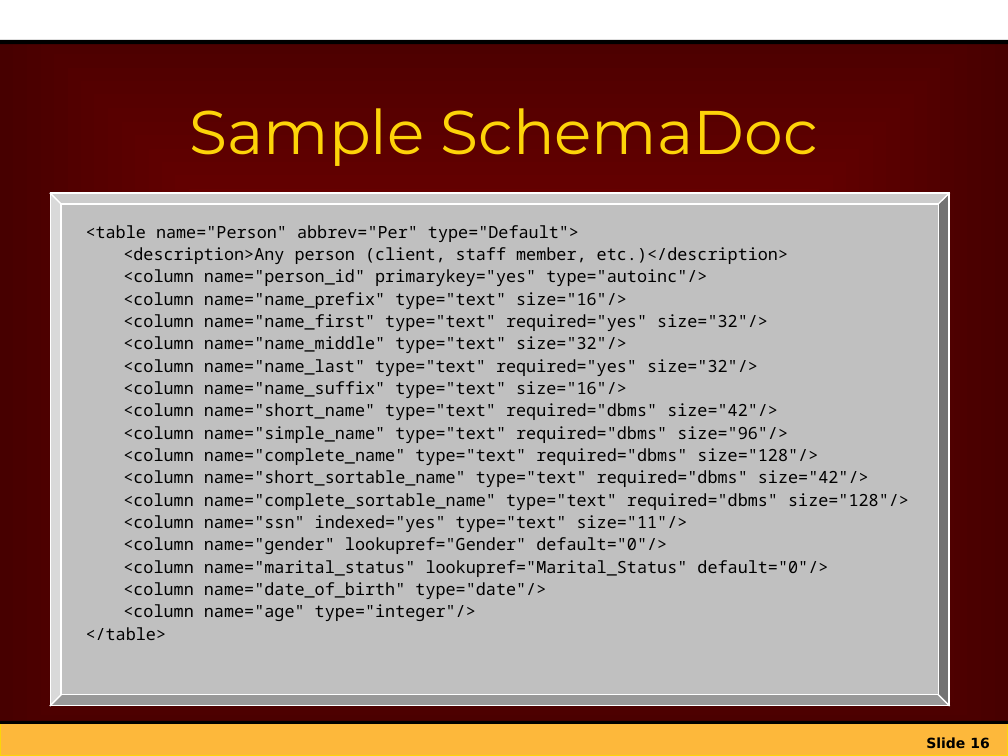
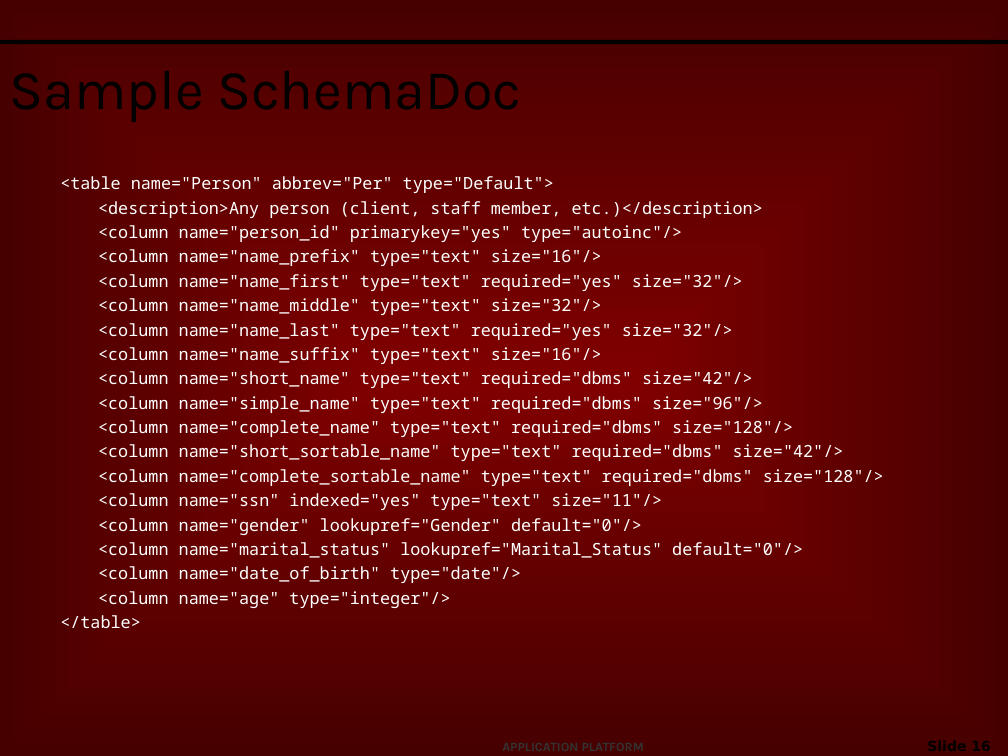
Before and after one commit to netspective/sparx-2001, a slide deck: slide 16 of Sparx/web-shared/docs/project/Introduction_to_Sparx_XIF.ppt. Drawn at 1008x756 pixels with LibreOffice and Linux fonts; fonts in the diff are those of the drawing; background and template pictures are left out. Boxes give left, top, right and bottom in pixels: in the first picture for what was removed or moved away, otherwise in the second. Text is boxed around its words. In the diff, an @@ line names an element or a change of style, - is before the commit and + after.

```diff
--- a/Sparx/web-shared/docs/project/Introduction_to_Sparx_XIF.ppt
+++ b/Sparx/web-shared/docs/project/Introduction_to_Sparx_XIF.ppt
@@ rectangle removed at (x1=0, y1=0, x2=1008, y2=42) @@
@@ title "Sample SchemaDoc" moved from (x1=190, y1=108, x2=818, y2=166) to (x1=0, y1=48, x2=857, y2=126) @@
@@ title "Sample SchemaDoc" at (x1=0, y1=48, x2=857, y2=126): size 44 to 40 pt, font Montserrat to Karla, text colour #FDD409 to #000000; alignment centre to left @@
@@ text "<table name="Person" abbrev="Per" type="Default">" moved from (x1=86, y1=225, x2=909, y2=640) to (x1=60, y1=176, x2=884, y2=628) @@
@@ text "<table name="Person" abbrev="Per" type="Default">" at (x1=60, y1=176, x2=884, y2=628): text colour #000000 to #FFFFFF; line spacing 0.9 to 1 @@
@@ bevel removed at (x1=50, y1=194, x2=950, y2=706) @@
@@ rectangle removed at (x1=0, y1=723, x2=1008, y2=756) @@
@@ line removed from (0, 723) to (1008, 723) @@
@@ text added at (x1=493, y1=734, x2=670, y2=756), 9 pt, text #333333, bold @@
+APPLICATION PLATFORM
@@ page number rewrapped from (x1=926, y1=737, x2=989, y2=749) to (x1=841, y1=733, x2=1000, y2=756) @@
```
Also in this commit, not shown: 26 other slides changed, 2 other files.
